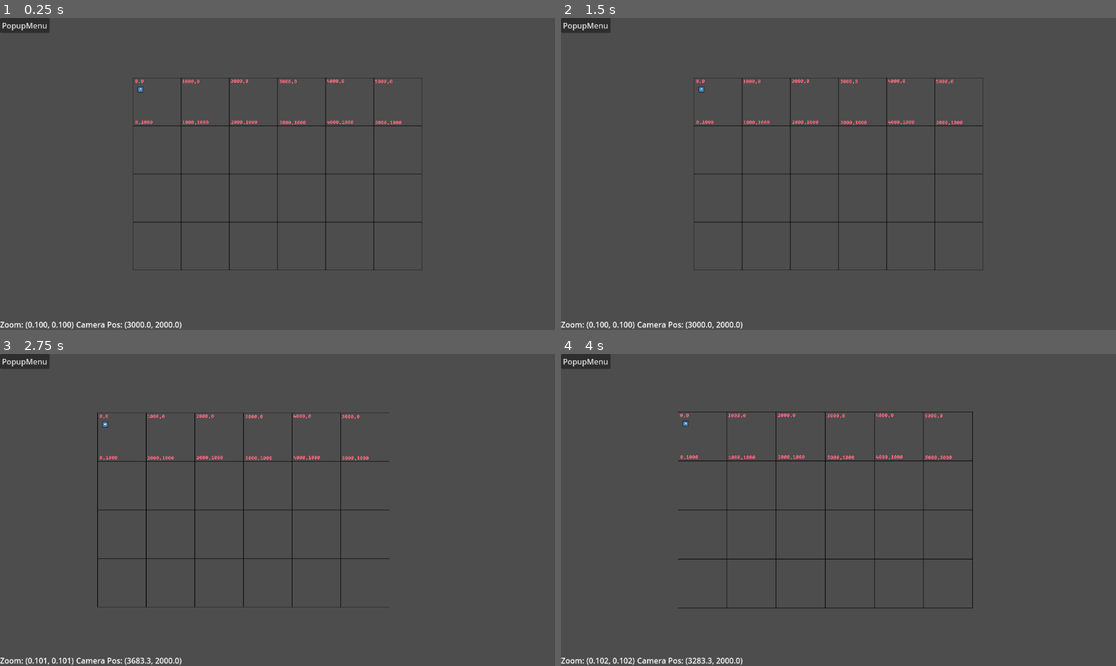
Above: before the commit, frames 1-4 (two rows, left to right).
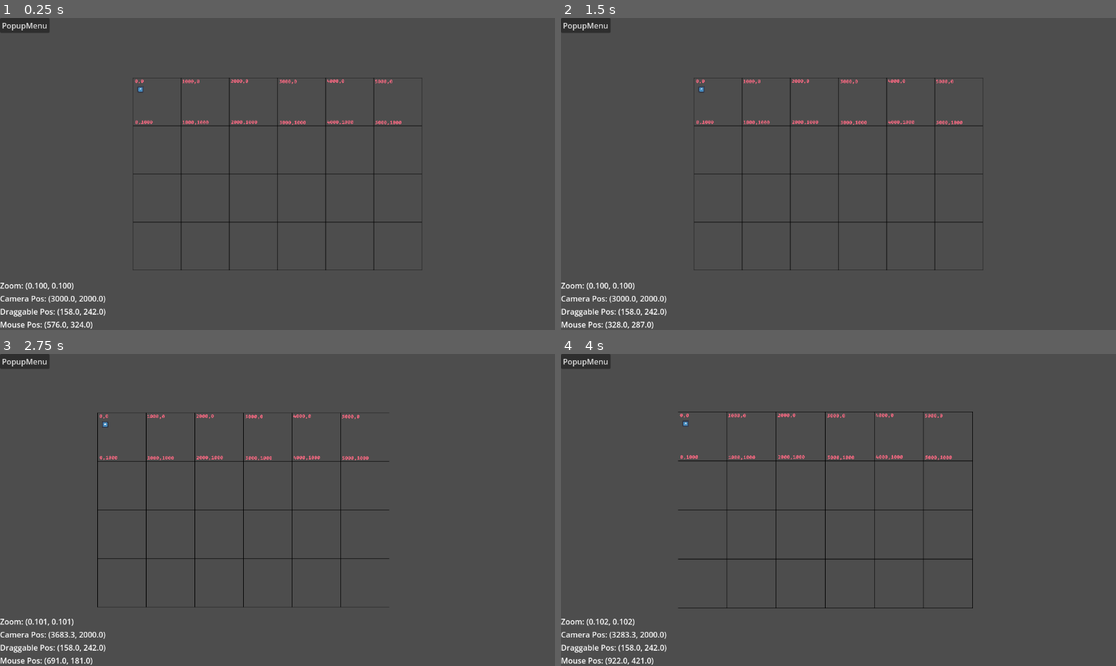
Above: after the commit, the same moments.

Repository: jwodicka/CameraDrag
Game: Godot game, scene res://control.tscn
The game is run twice, just before and just after one commit, with the same random seed, the same clock (stepped at 60 frames per second) and the same inputs. The engine's default icon, where the game draws it, is replaced by a stand-in: a white triangle on a blue panel in a dark square.
Inputs (mouse positions are in pixels of both pictures, inside the frame that each line leads up to):
- Up to frame 1 (0.25 s): no input
- Up to frame 2 (1.5 s): tap Enter at 0.5 s; drag from (699, 89) to (894, 105) at 0.52 s; tap Space at 1.25 s; drag from (727, 189) to (699, 89) at 1.27 s
- Up to frame 3 (2.75 s): tap Enter at 2 s; move the mouse to (333, 441) at 2.02 s; hold Right (pan_right) from 2.03 s (still down); hold Mouse wheel up (zoom_in) from 2.03 s (still down); click (333, 441) at 2.17 s
- Up to frame 4 (4 s): release Right (pan_right) at 2.75 s; release Mouse wheel up (zoom_in) at 2.75 s; drag from (810, 572) to (672, 463) at 2.77 s; tap Space at 3.5 s; move the mouse to (1005, 556) at 3.52 s; hold Left (pan_left) from 3.53 s (still down); hold Mouse wheel up (zoom_in) from 3.53 s (still down); click (1005, 556) at 3.67 s

The runs differ from the first frame. In frame 1, 0.9% of the frame differs, in the area x 0-33%, y 84-100%; in frame 2, 0.9%; in frame 3, 0.9%; in frame 4, 0.9%.

Commit message:
Added additional object telemetry

Diff:
--- a/Code.gd
+++ b/Code.gd
@@ -8,6 +8,8 @@
 
 @onready
 var camera = $Camera2D
+@onready
+var draggable = $Area2D
 
 # Called when the node enters the scene tree for the first time.
 func _ready():
@@ -22,6 +24,10 @@
 	$CanvasLayer/BoxContainer/ZoomLabel.set_text("Zoom: %.3v" % [zoom])
 	var pos = camera.position
 	$CanvasLayer/BoxContainer/PosLabel.set_text("Camera Pos: %.1v" % [pos])
+	var dpos = draggable.position
+	$CanvasLayer/BoxContainer/DraggablePosLabel.set_text("Draggable Pos: %.1v" % [dpos])
+	var mpos = get_viewport().get_mouse_position()
+	$CanvasLayer/BoxContainer/MousePosLabel.set_text("Mouse Pos: %.1v" % [mpos])
 
 	if Input.is_action_pressed("pan_left"):
 		camera.position += Vector2.LEFT * speed * delta
@@ -40,6 +46,8 @@
 			camera.set_zoom(Vector2.ONE)
 		2:	# Recenter Camera
 			camera.position = base_camera_position
+		3:	# Recenter Draggable
+			draggable.position = base_camera_position
 
 func _unhandled_input(event):
 	if event.is_action_pressed("zoom_in"):
--- a/control.tscn
+++ b/control.tscn
@@ -23,14 +23,14 @@
 [node name="CanvasLayer" type="CanvasLayer" parent="."]
 
 [node name="BoxContainer" type="BoxContainer" parent="CanvasLayer"]
-anchors_preset = 12
+anchors_preset = 2
 anchor_top = 1.0
-anchor_right = 1.0
 anchor_bottom = 1.0
-offset_top = -23.0
-grow_horizontal = 2
+offset_top = -77.0
+offset_right = 45.0
 grow_vertical = 0
 mouse_filter = 2
+vertical = true
 
 [node name="ZoomLabel" type="Label" parent="CanvasLayer/BoxContainer"]
 layout_mode = 2
@@ -40,18 +40,31 @@
 layout_mode = 2
 text = "Zoom"
 
+[node name="DraggablePosLabel" type="Label" parent="CanvasLayer/BoxContainer"]
+layout_mode = 2
+text = "Zoom"
+
+[node name="MousePosLabel" type="Label" parent="CanvasLayer/BoxContainer"]
+layout_mode = 2
+text = "Zoom"
+
 [node name="MenuBar" type="MenuBar" parent="CanvasLayer"]
 offset_right = 103.0
 offset_bottom = 40.0
 
 [node name="PopupMenu" type="PopupMenu" parent="CanvasLayer/MenuBar"]
-item_count = 3
+item_count = 5
 item_0/text = "Default Zoom"
 item_0/id = 0
 item_1/text = "Actual Size"
 item_1/id = 1
 item_2/text = "Recenter Camera"
 item_2/id = 2
+item_3/text = ""
+item_3/id = 100
+item_3/separator = true
+item_4/text = "Recenter Draggable"
+item_4/id = 3
 
 [node name="Camera2D" type="Camera2D" parent="."]
 position = Vector2(3000, 2000)
